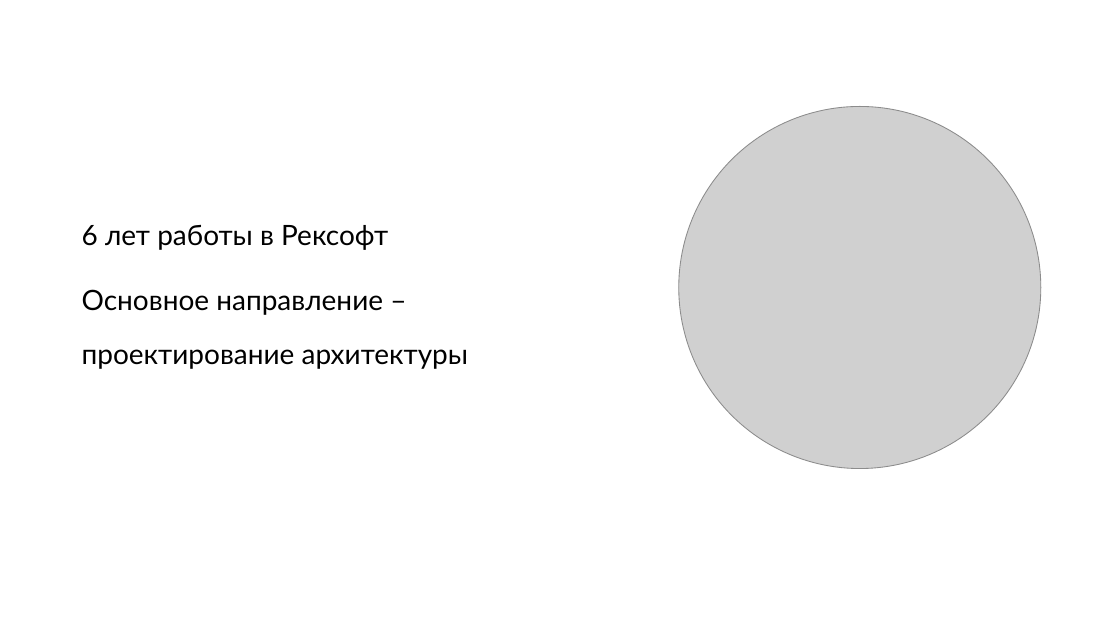
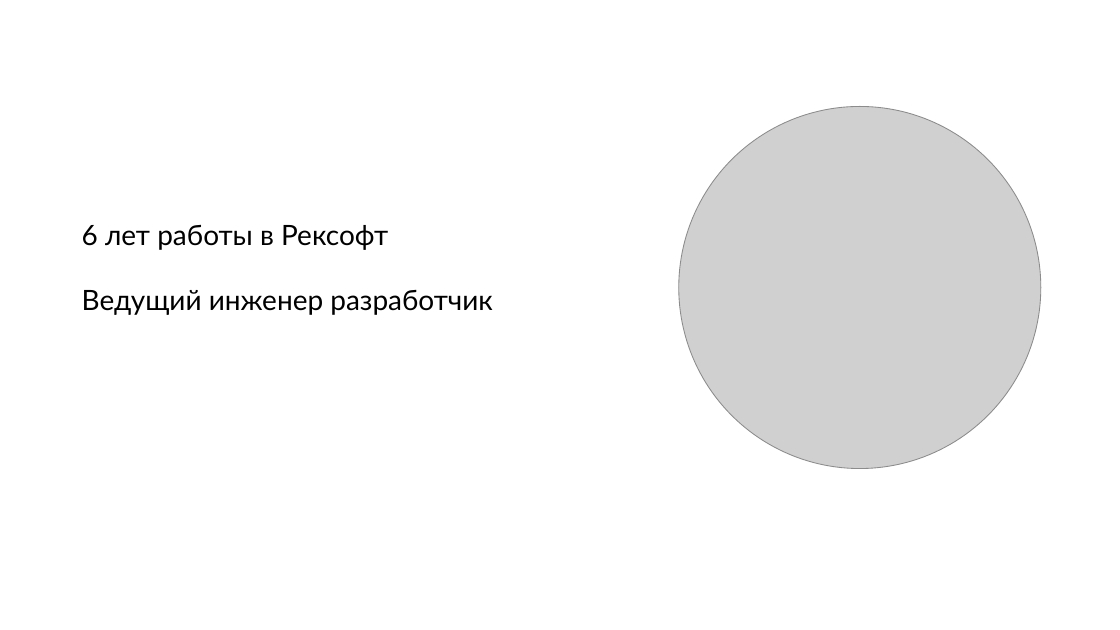
Before and after one commit to rkhaimov/brain-gym, a slide deck: slide 2 of Презентация.pptx. Drawn at 1120x630 pixels with LibreOffice and Linux fonts; fonts in the diff are those of the drawing; grey boxes stand for pictures; background and template pictures are left out. Boxes give left, top, right and bottom in pixels: in the first picture for what was removed or moved away, otherwise in the second. Text is boxed around its words. In the diff, an @@ line names an element or a change of style, - is before the commit and + after.

```diff
--- a/Презентация.pptx
+++ b/Презентация.pptx
@@ text at (x1=82, y1=290, x2=493, y2=315): text changed @@
-Основное направление – проектирование архитектуры
+Ведущий инженер разработчик
```
Also in this commit, not shown: 16 slides added, 76 slides removed.
